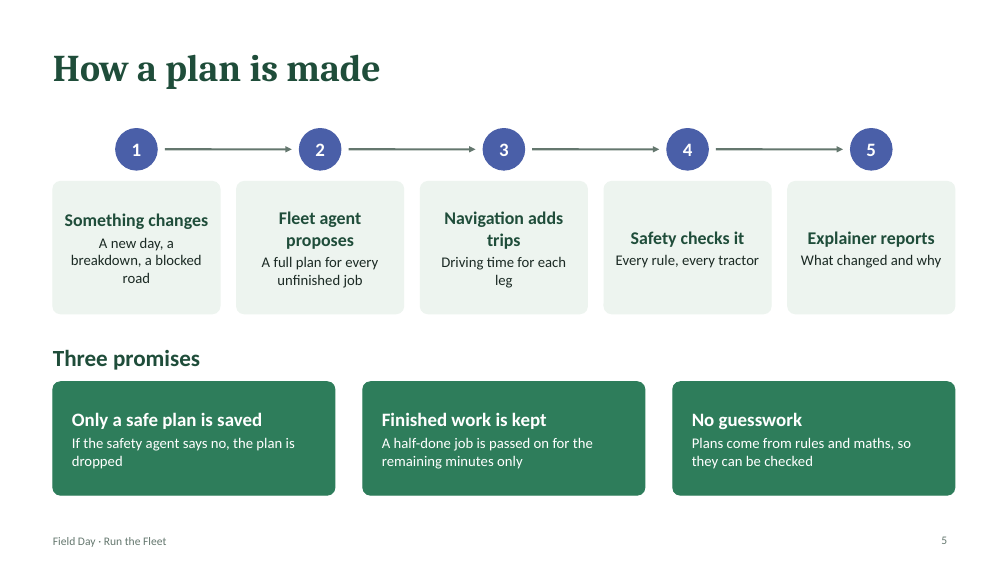
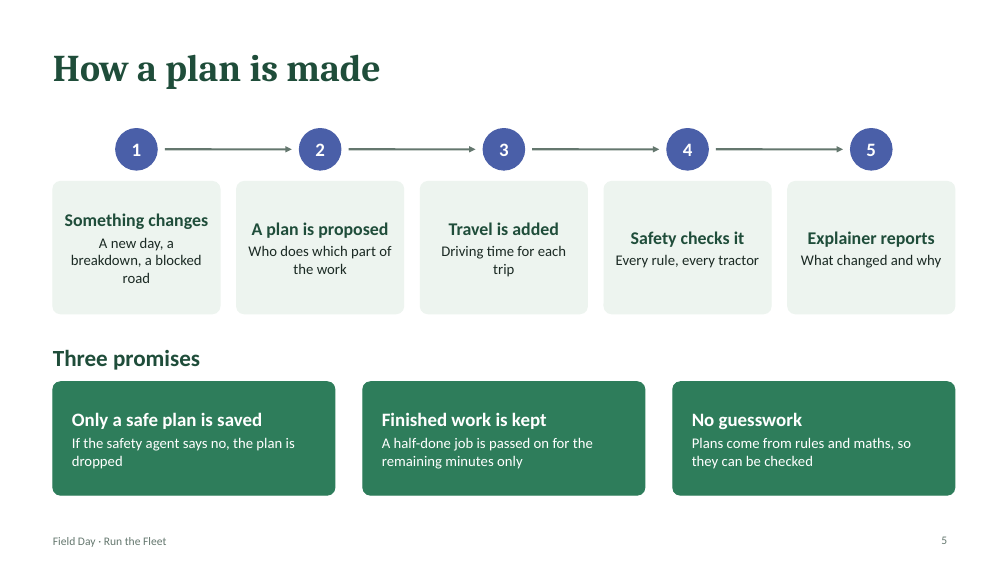
Before and after one commit to shrey-Bish/field-day, a slide deck: slide 5 of docs/Field-Day-Demo.pptx. Drawn at 1008x567 pixels with LibreOffice and Linux fonts; fonts in the diff are those of the drawing. Boxes give left, top, right and bottom in pixels: in the first picture for what was removed or moved away, otherwise in the second. Text is boxed around its words. In the diff, an @@ line names an element or a change of style, - is before the commit and + after.

```diff
--- a/docs/Field-Day-Demo.pptx
+++ b/docs/Field-Day-Demo.pptx
@@ text in rounded rectangle at box(248, 222, 391, 274): text changed @@
-Fleet agent proposes
-A full plan for every unfinished job
+A plan is proposed
+Who does which part of the work
@@ text in rounded rectangle at box(441, 222, 566, 277): text changed @@
-Navigation adds trips
-Driving time for each leg
+Travel is added
+Driving time for each trip
```
Also in this commit, not shown: 2 other slides changed.
